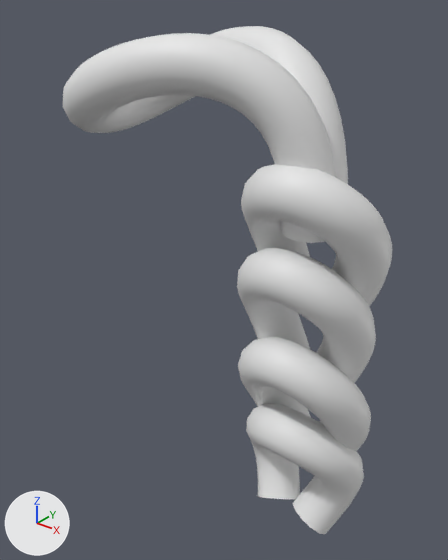
The Blender file src/models/assets/double-crochet.blend as it was, and as the next commit left it.
Both versions are drawn from a camera (50 mm lens) standing at (0.0314, -0.0277, 0.0324) and looking at (0.0101, -0.001, 0.0159). Every picture has the same lights, and +X, +Y and +Z are marked at lower left.

Before the edit, the objects in view are built like this:
```python
ob_doublecrochet = bpy.data.objects.new('DoubleCrochet', cu_halfdouble_002)
ob_doublecrochet.location = (-0.00002, 0.00001, 0.00003)
ob_doublecrochet.scale = (0.996, 1.0, 1.01)
```
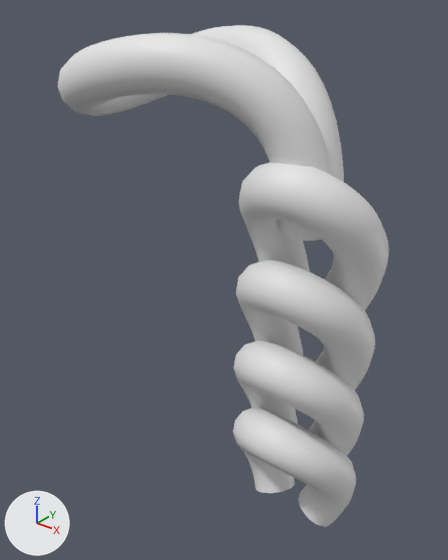
Boxes (x1, y1, x2, y2) around the edits, measured in the pictures (448 x 560 px):
'DoubleCrochet', reshaped, moved, rescaled: before (63, 26, 392, 534); after (58, 25, 389, 527)

The change, as a list of edits to the scene's bpy script:
```text
Change cu_halfdouble_002:
    where _sp = cu_halfdouble_002.splines.new('NURBS'); _sp.points.add(6)
    remove _sp.points.foreach_set('co', [0.0162, -0.00161, 0.0205, 1.0, 0.0165, -0.00156, 0.0305, 1.0, 0.00337, -0.00887, 0.0282, 1.0, -0.000846, -0.00121, 0.0213, 1.0, 0.00339, 0.00559, 0.0282, 1.0, 0.0164, -0.00111, 0.0305, 1.0, 0.0161, -0.000334, 0.0205, 1.0])
    add _sp.points.foreach_set('co', [0.0162, -0.00161, 0.0205, 1.0, 0.0165, -0.00156, 0.0297, 1.0, 0.00324, -0.00887, 0.0286, 1.0, -0.00124, -0.00121, 0.023, 1.0, 0.00325, 0.00559, 0.0286, 1.0, 0.0164, -0.00111, 0.0298, 1.0, 0.0161, -0.000334, 0.0205, 1.0])
    where _sp = cu_halfdouble_002.splines.new('NURBS'); _sp.points.add(6)
    remove _sp.points.foreach_set('co', [0.0149, -0.00101, 0.00105, 1.0, 0.0135, 0.00104, 0.00378, 1.0, 0.0128, -0.00089, 0.00647, 1.0, 0.0162, -0.004, 0.00976, 1.0, 0.0196, -0.000915, 0.00649, 1.0, 0.0186, 0.000968, 0.00387, 1.0, 0.0174, -0.00114, 0.00104, 1.0])
    add _sp.points.foreach_set('co', [0.0143, 0.0000467, 0.0159, 1.0, 0.0132, 0.000765, 0.0185, 1.0, 0.0128, -0.00181, 0.0219, 1.0, 0.016, -0.00446, 0.0241, 1.0, 0.0196, -0.00186, 0.0219, 1.0, 0.0189, 0.000773, 0.0186, 1.0, 0.0177, -0.0000111, 0.0161, 1.0])
    where _sp = cu_halfdouble_002.splines.new('NURBS'); _sp.points.add(6)
    remove _sp.points.foreach_set('co', [0.015, 0.000272, 0.00561, 1.0, 0.0132, 0.000765, 0.00817, 1.0, 0.0126, -0.00192, 0.0112, 1.0, 0.016, -0.00429, 0.0152, 1.0, 0.0197, -0.00186, 0.0112, 1.0, 0.0188, 0.000829, 0.00809, 1.0, 0.0173, 0.00027, 0.00562, 1.0])
    add _sp.points.foreach_set('co', [0.0142, 0.0000467, 0.0106, 1.0, 0.0131, 0.000765, 0.0132, 1.0, 0.0126, -0.00181, 0.0166, 1.0, 0.0158, -0.00446, 0.0188, 1.0, 0.0195, -0.00186, 0.0166, 1.0, 0.0188, 0.000773, 0.0133, 1.0, 0.0175, -0.0000111, 0.0107, 1.0])
    where _sp = cu_halfdouble_002.splines.new('NURBS'); _sp.points.add(6)
    remove _sp.points.foreach_set('co', [0.015, -0.000479, 0.0111, 1.0, 0.0131, 0.000542, 0.0138, 1.0, 0.0126, -0.00197, 0.0172, 1.0, 0.0159, -0.00429, 0.0198, 1.0, 0.0193, -0.00203, 0.0173, 1.0, 0.0187, 0.000606, 0.0138, 1.0, 0.0172, -0.000537, 0.011, 1.0])
    add _sp.points.foreach_set('co', [0.014, 0.0000467, 0.00555, 1.0, 0.013, 0.000765, 0.00814, 1.0, 0.0125, -0.00181, 0.0115, 1.0, 0.0157, -0.00446, 0.0137, 1.0, 0.0193, -0.00186, 0.0115, 1.0, 0.0187, 0.000773, 0.00823, 1.0, 0.0174, -0.0000111, 0.00568, 1.0])
    where _sp = cu_halfdouble_002.splines.new('NURBS'); _sp.points.add(6)
    remove _sp.points.foreach_set('co', [0.0148, -0.000479, 0.0159, 1.0, 0.0132, 0.000765, 0.0185, 1.0, 0.0128, -0.00181, 0.0219, 1.0, 0.016, -0.00446, 0.0241, 1.0, 0.0196, -0.00186, 0.0219, 1.0, 0.0189, 0.000773, 0.0186, 1.0, 0.0174, -0.000537, 0.0159, 1.0])
    add _sp.points.foreach_set('co', [0.014, 0.0000467, 0.000746, 1.0, 0.013, 0.000765, 0.00334, 1.0, 0.0125, -0.00181, 0.00671, 1.0, 0.0157, -0.00446, 0.00891, 1.0, 0.0193, -0.00186, 0.00671, 1.0, 0.0187, 0.000773, 0.00343, 1.0, 0.0174, -0.0000111, 0.000874, 1.0])
Change ob_doublecrochet:
    ob_doublecrochet.location: (-0.00002, 0.00001, 0.00003) -> (0.0, 0.0, 0.0)
    ob_doublecrochet.scale: (0.996, 1.0, 1.01) -> (0.984, 1.0, 1.01)
```
